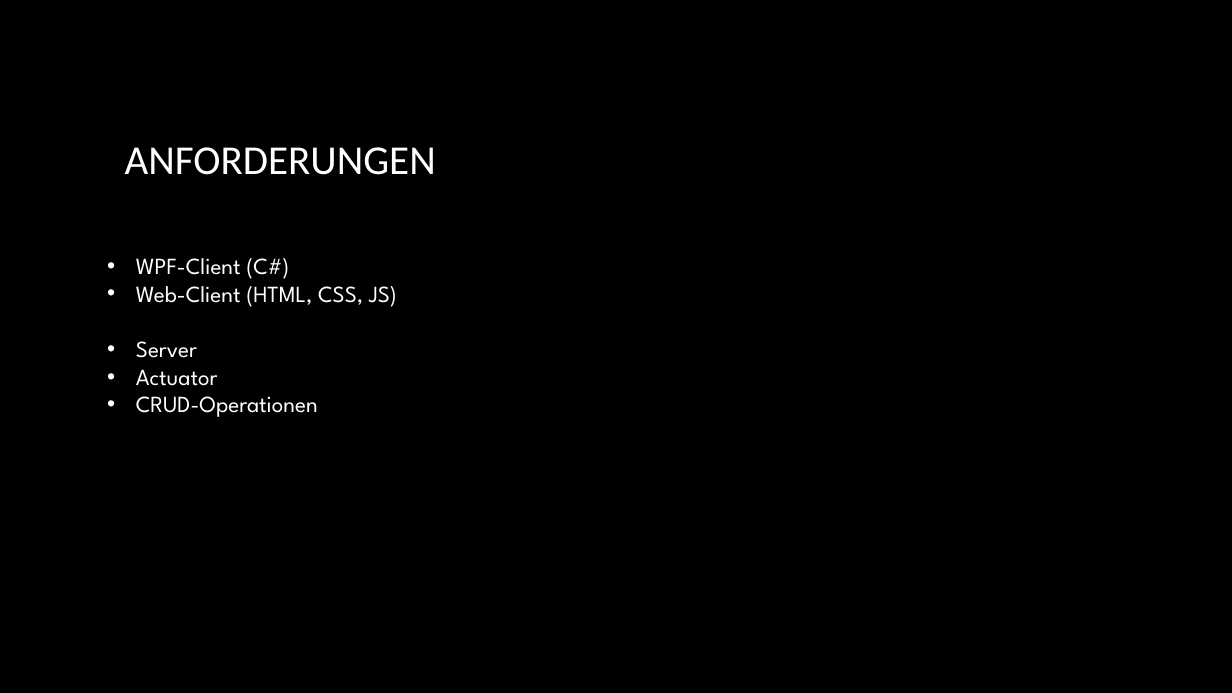
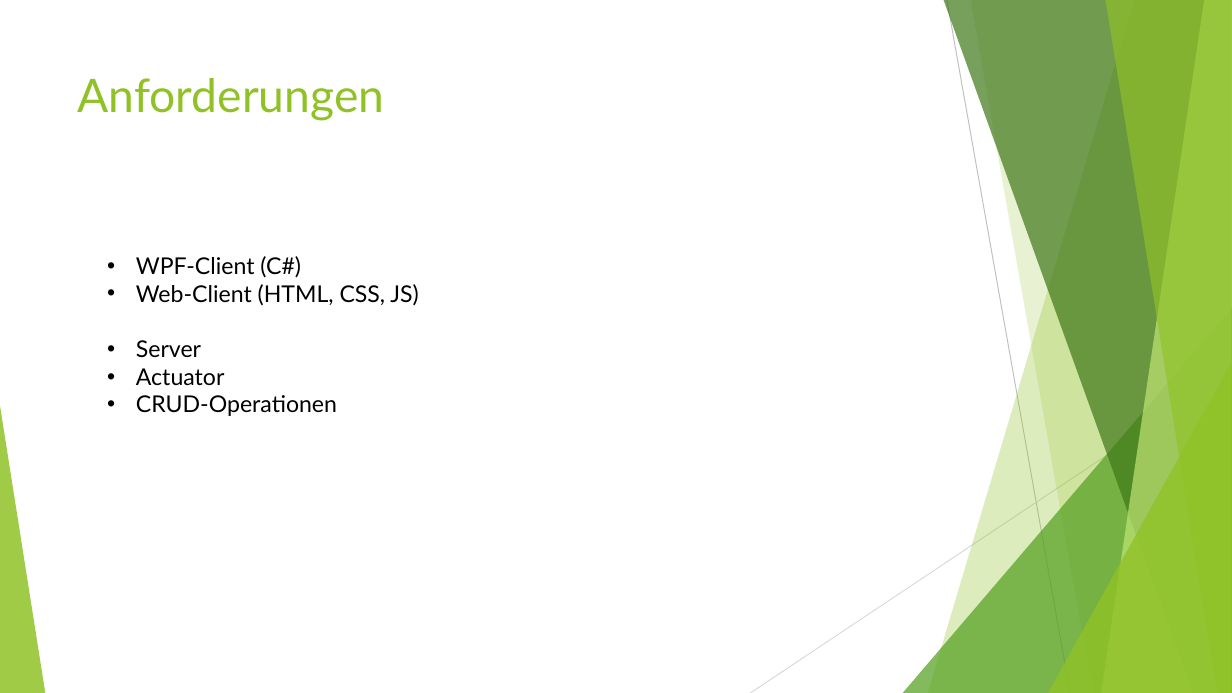
Before and after one commit to NebelNite/Passwortmanager, a slide deck: slide 2 of Passwortmanager.pptx. Drawn at 1232x693 pixels with LibreOffice and Linux fonts; fonts in the diff are those of the drawing; background and template pictures are left out. Boxes give left, top, right and bottom in pixels: in the first picture for what was removed or moved away, otherwise in the second. Text is boxed around its words. In the diff, an @@ line names an element or a change of style, - is before the commit and + after.

```diff
--- a/Passwortmanager.pptx
+++ b/Passwortmanager.pptx
@@ background picture (left out) to #FFFFFF @@
@@ title "Anforderungen" at [78,78,385,121]: vertical alignment middle to top @@
@@ title at [78,78,385,121]: text changed; size 32 to 36 pt; font Calibri to Lato; text colour gradient #FFFFFF to #A6A6A6 to #90C226 @@
-ANFORDERUNGEN
+Anforderungen
@@ text "WPF-Client (C#)" at [136,256,418,416]: font League Spartan to Lato, text colour #FFFFFF to #000000 @@
@@ group added at [0,0,1232,693]: 5 freeform shapes, 3 triangles, 2 lines @@
```
Also in this commit, not shown: 18 other slides changed, 4 slides added, 1 slide removed, 1 other file.
